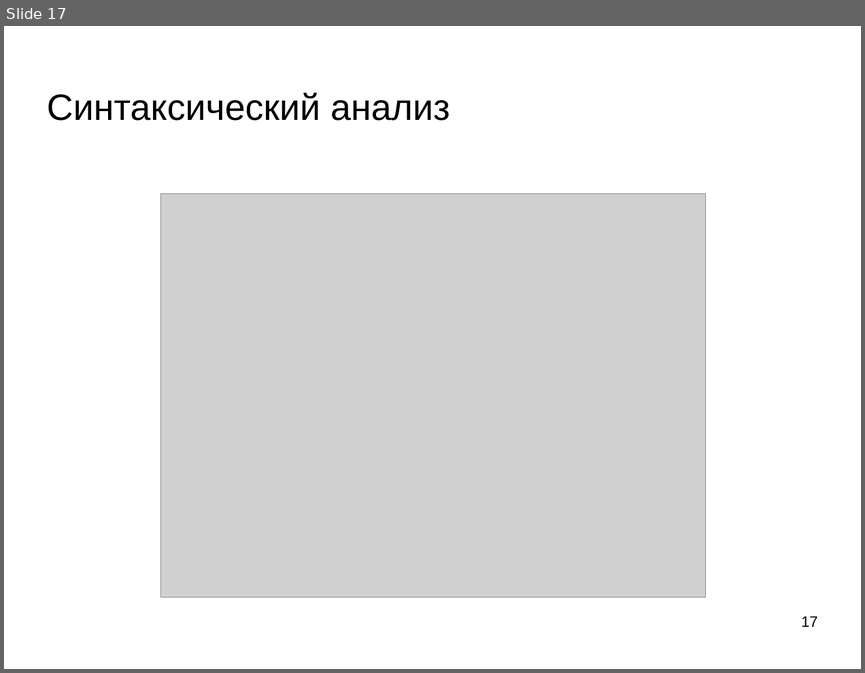
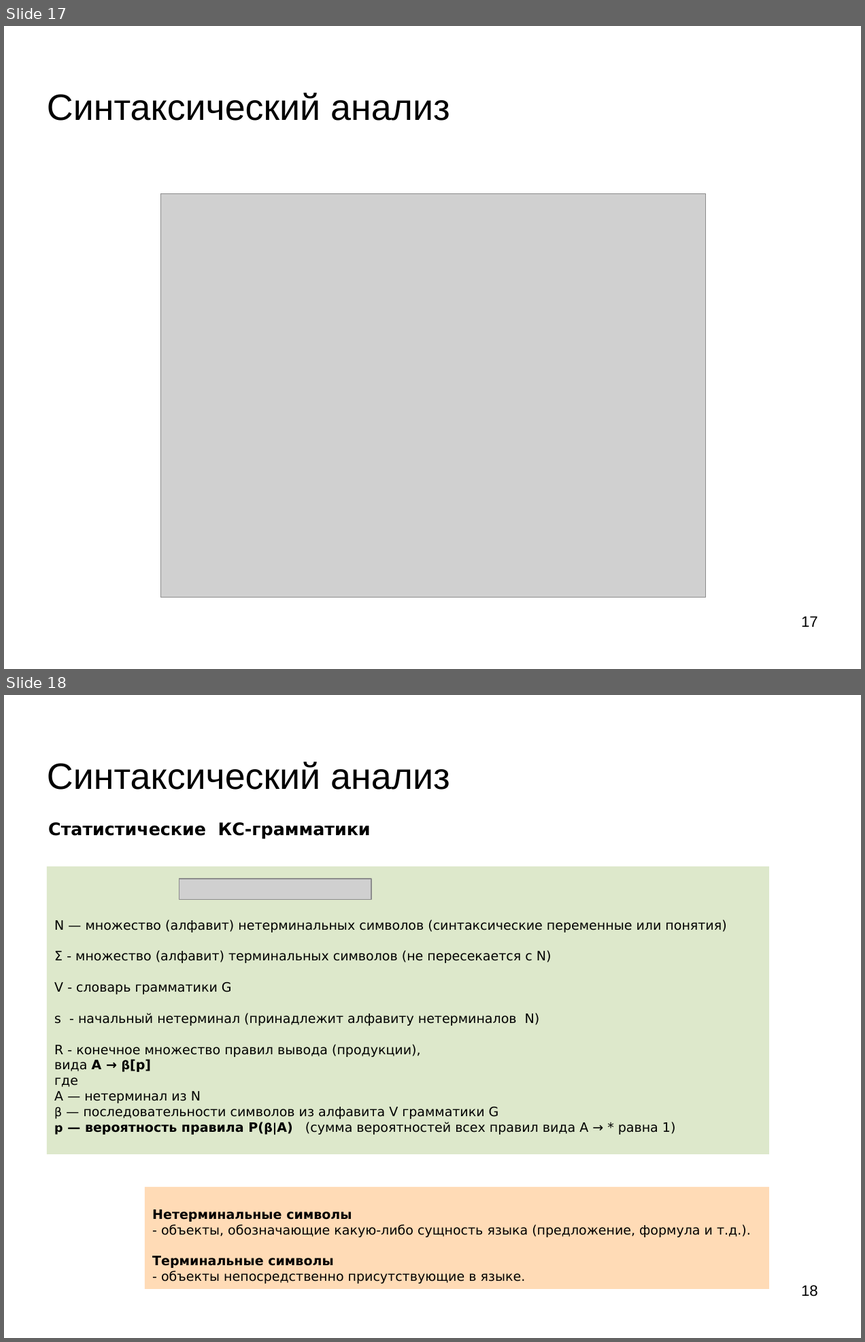
Before and after one commit to mechanoid5/ml_nlp_2022, a slide deck: 08-synt-grammar-cons.odp. Shown one above the other, each under a label of ours: slide 17 before the commit, slides 17 and 18 after it. The pictures are 865x673 and 865x1342 pixels, drawn with LibreOffice and Linux fonts; fonts in the diff are those of the drawing; grey boxes stand for pictures; background and template pictures are left out. Boxes give left, top, right and bottom in pixels: in the first picture for what was removed or moved away, otherwise in the second. Text is boxed around its words. In the diff, an @@ line names an element or a change of style, - is before the commit and + after.

```diff
--- a/08-synt-grammar-cons.odp
+++ b/08-synt-grammar-cons.odp
@@ slide 18 added at box(4, 695, 861, 1338), background picture (left out) @@
@@ title added at box(47, 762, 450, 790), 33.9 pt, text #000000 @@
+Синтаксический анализ
@@ text added at box(48, 822, 371, 839), 16 pt, text #000000, bold @@
+Статистические КС-грамматики
@@ rectangle added at box(47, 866, 769, 1154), fill #DDE8CB, 12 pt, text #000000 @@
+N — множество (алфавит) нетерминальных символов (синтаксические переменные или понятия)
+Σ - множество (алфавит) терминальных символов (не пересекается с N)
+V - словарь грамматики G
+s - начальный нетерминал (принадлежит алфавиту нетерминалов N)
+R - конечное множество правил вывода (продукции),
+вида A → β[p]
+где
+A — нетерминал из N
+β — последовательности символов из алфавита V грамматики G
+p — вероятность правила P(β|A) (сумма вероятностей всех правил вида A → * равна 1)
@@ picture added at box(179, 879, 371, 900) @@
@@ rectangle added at box(145, 1187, 769, 1288), fill #FFDBB6, 12 pt, text #000000 @@
+Нетерминальные символы
+- объекты, обозначающие какую-либо сущность языка (предложение, формула и т.д.).
+Терминальные символы
+- объекты непосредственно присутствующие в языке.
@@ page number added at box(801, 1285, 818, 1296), 14 pt, text #000000 @@
+18
```
Also in this commit, not shown: 5 other slides added, 9 other files.
